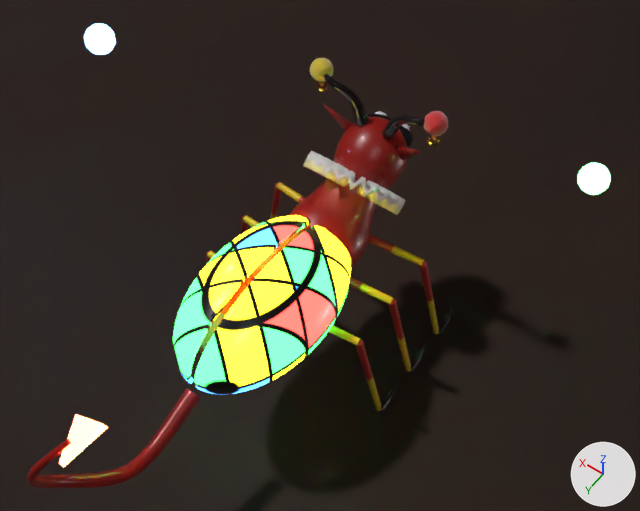
The Blender file modelli/inferno/05_alichino_arlecchino.blend as it was, and as the next commit left it.
Rendered twice from a 50 mm camera at (-0.783, 1.12, 2.018) aimed at (-0.071, 0.123, 0.451). Every picture has the same lights, and +X, +Y and +Z are marked at lower right. The picture after the commit comes second.

Objects in the first picture: 'Alichino_Coda', 'Alichino_Corpo', 'Alichino_Elitra_L', 'Alichino_Elitra_R', 'Alichino_Esca_0', 'Alichino_Esca_1', 'Alichino_Freccia', 'Alichino_Gorgiera', 'Terreno' and 28 more.
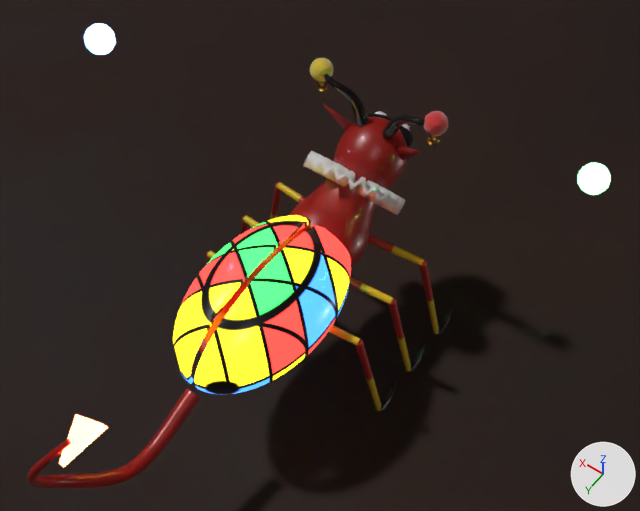
Boxes (x1, y1, x2, y2) around the edits, measured in the pictures (640 x 511 px):
'Alichino_Elitra_L', recoloured
    both: (194, 224, 351, 395)
'Alichino_Elitra_R', recoloured
    both: (173, 215, 311, 384)

What changed in the scene script:
```text
Change mat_alichino_elitre_rombi:
    remove n5 = _N.new('ShaderNodeRGBToBW'); n5.name = 'RGB to BW'
    add n13 = _N.new('ShaderNodeSeparateXYZ'); n13.name = 'Separate XYZ'
    where n10 = _N.new('ShaderNodeEmission'); n10.name = 'Emission'
    n10.inputs[1].default_value: 6.0 -> 2.5  # 'Strength'
    where n3 = _N.new('ShaderNodeTexVoronoi'); n3.name = 'Voronoi Texture'
    where n6 = _N.new('ShaderNodeValToRGB'); n6.name = 'Color Ramp'
    remove _L.new(n3.outputs[1], n5.inputs[0])  # 'Color' to 'Color'
    remove _L.new(n5.outputs[0], n6.inputs[0])  # 'Val' to 'Factor'
    add _L.new(n3.outputs[1], n13.inputs[0])  # 'Color' to 'Vector'
    add _L.new(n13.outputs[0], n6.inputs[0])  # 'X' to 'Factor'
```
